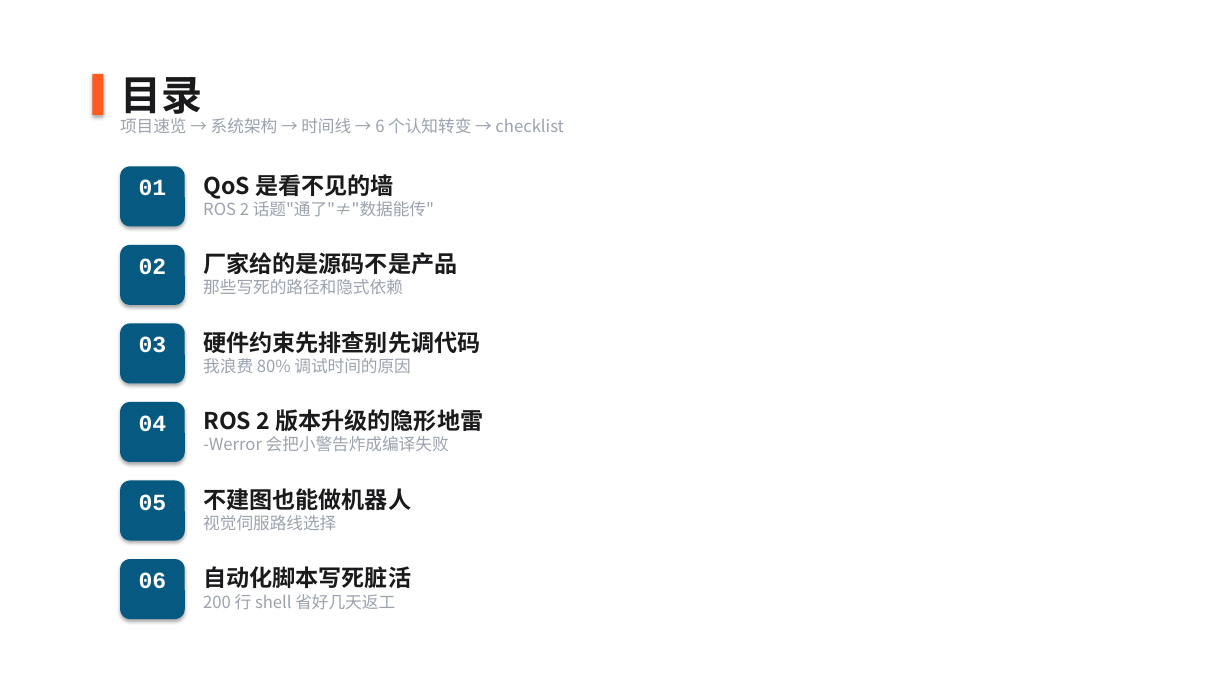
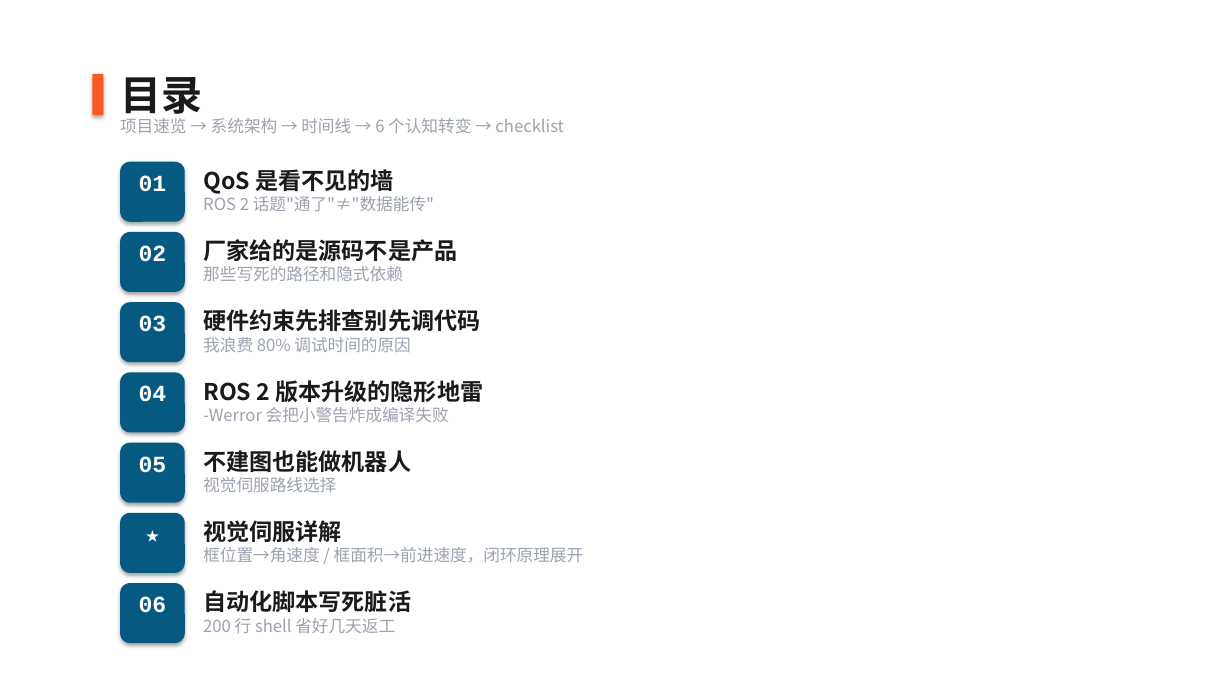
Before and after one commit to Asang712/The_car, a slide deck: slide 3 of ros2-car-postmortem/ROS2认知转变分享.pptx. Drawn at 1232x693 pixels with LibreOffice and Linux fonts; fonts in the diff are those of the drawing. Boxes give left, top, right and bottom in pixels: in the first picture for what was removed or moved away, otherwise in the second. Text is boxed around its words. In the diff, an @@ line names an element or a change of style, - is before the commit and + after.

Commit message:
docs: PPT 新增视觉伺服详解页 + 目录更新
- 新增独立一页：视觉伺服详解
  - 左半：三条控制规则（框偏移→角速度ω / 框面积→前进速度v / 到位判定）
  - 右半：闭环控制循环示意（检测→算偏差→输出→移动→再检测）
  - 底部：为什么适合这个项目 + 当前待开发项与帧率瓶颈
- 目录新增视觉伺服详解项（★标记），行距收紧至 0.76" 适配 7 项不溢出
- 从 15 slides 增至 16 slides

```diff
--- a/ros2-car-postmortem/ROS2认知转变分享.pptx
+++ b/ros2-car-postmortem/ROS2认知转变分享.pptx
@@ 3 texts, 1 rounded rectangle: place and size @@
-3 texts, 1 rounded rectangle at (120, 166, 434, 226)
+3 texts, 1 rounded rectangle at (120, 162, 434, 222)
@@ 3 texts, 1 rounded rectangle: place and size @@
-3 texts, 1 rounded rectangle at (120, 245, 457, 305)
+3 texts, 1 rounded rectangle at (120, 232, 457, 292)
@@ 3 texts, 1 rounded rectangle: place and size @@
-3 texts, 1 rounded rectangle at (120, 323, 480, 384)
+3 texts, 1 rounded rectangle at (120, 302, 480, 362)
@@ 3 texts, 1 rounded rectangle: place and size @@
-3 texts, 1 rounded rectangle at (120, 402, 483, 462)
+3 texts, 1 rounded rectangle at (120, 372, 483, 433)
@@ 3 texts, 1 rounded rectangle: place and size @@
-3 texts, 1 rounded rectangle at (120, 481, 411, 541)
+3 texts, 1 rounded rectangle at (120, 443, 411, 503)
@@ rounded rectangle: place and size @@
-rounded rectangle at (120, 559, 185, 619)
+rounded rectangle at (120, 513, 185, 573)
@@ text added at (120, 519, 185, 566), 18 pt, text #FFFFFF, bold @@
+★
@@ text added at (203, 520, 342, 542), 18 pt, text #1A1A1C, bold @@
+视觉伺服详解
@@ text added at (203, 547, 584, 563), 13 pt, text #9CA3AF @@
+框位置→角速度 / 框面积→前进速度，闭环原理展开
@@ rounded rectangle added at (120, 583, 185, 643), fill #065A82 @@
@@ 3 texts: place and size @@
-3 texts at (139, 566, 411, 609)
+3 texts at (139, 590, 411, 633)
```
Also in this commit, not shown: 1 slide added, 1 other file.
